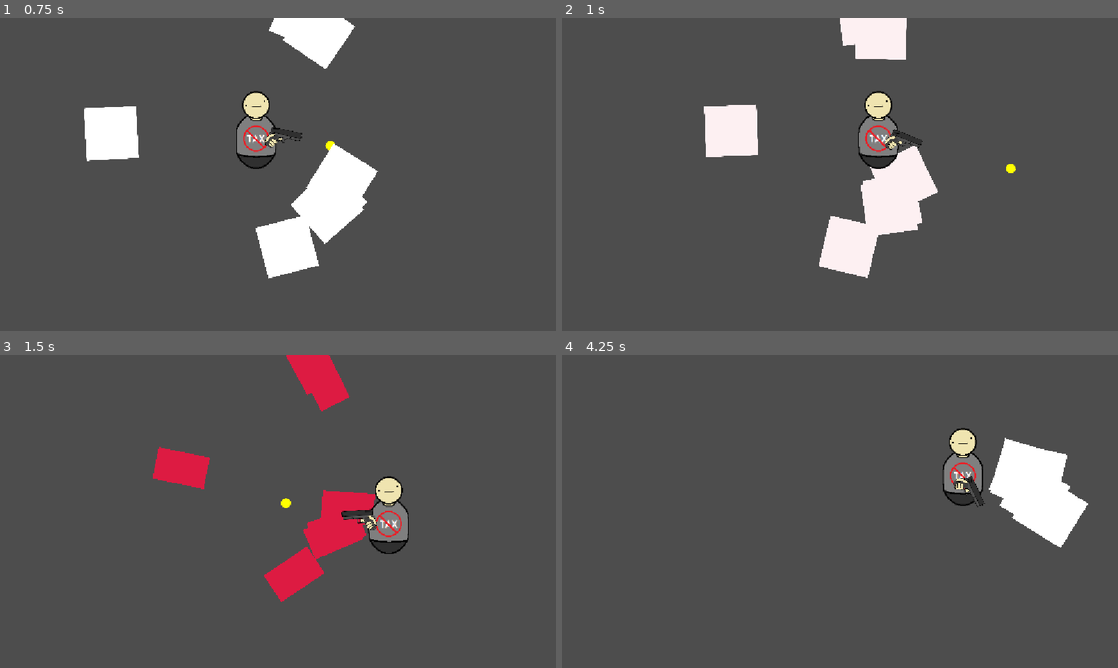
Above: before the commit, frames 1-4 (two rows, left to right).
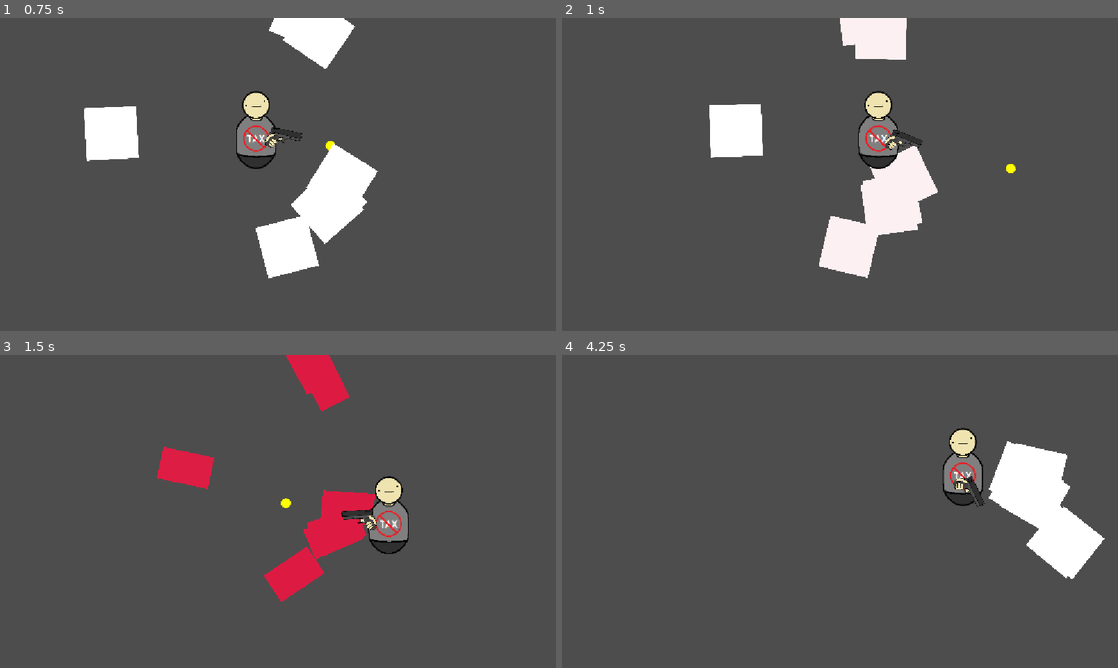
Above: after the commit, the same moments.

Repository: chiefpat450119/GMTK-2026
Game: Godot game, scene res://scenes/test/test_enemy_spawner.tscn
The game is run twice, just before and just after one commit, with the same random seed, the same clock (stepped at 60 frames per second) and the same inputs. This scene is started directly instead of the project's main scene.
Inputs (mouse positions are in pixels of both pictures, inside the frame that each line leads up to):
- Up to frame 1 (0.75 s): tap Enter at 0.5 s; move the mouse to (400, 158) at 0.52 s; hold D (Right) from 0.53 s (still down); click (400, 158) at 0.6 s
- Up to frame 2 (1 s): keep holding D (Right)
- Up to frame 3 (1.5 s): move the mouse to (166, 527) at 1.27 s; release D (Right) at 1.28 s; hold S (Down) from 1.28 s (still down); click (166, 527) at 1.35 s
- Up to frame 4 (4.25 s): move the mouse to (895, 442) at 2.02 s; release S (Down) at 2.03 s; hold D (Right) 2.03-2.78 s; click (895, 442) at 2.1 s; move the mouse to (812, 574) at 2.77 s; hold W (Up) 2.78-3.53 s; click (812, 574) at 2.85 s; move the mouse to (1006, 558) at 3.52 s; hold A (Left) from 3.53 s (still down); click (1006, 558) at 3.6 s

Frame 1 is identical in both runs. In frame 2, 0.3% of the frame differs, in the area x 25-37%, y 27-45%; in frame 3, 0.2%; in frame 4, 1.6%, in the area x 76-98%, y 26-72%.

Commit message:
Global enemy range

Diff:
--- /dev/null
+++ b/resources/stats/global_enemy_stats/global_enemy_range.tres
@@ -0,0 +1,9 @@
+[gd_resource type="Resource" script_class="Stat" format=3 uid="uid://dpd5mpggel4ic"]
+
+[ext_resource type="Script" uid="uid://bnaam37pn33wi" path="res://resources/stats/stat.gd" id="1_0tb8n"]
+
+[resource]
+script = ExtResource("1_0tb8n")
+stat_name = "enemy_range"
+min_val = 0.0
+metadata/_custom_type_script = "uid://bnaam37pn33wi"
--- a/scenes/entities/enemies/bash_enemy.gd
+++ b/scenes/entities/enemies/bash_enemy.gd
@@ -14,9 +14,10 @@
 @export var bash_speed: float  # Speed multiplier while bashing
 @export var charging_speed: float  # Speed multiplier while winding up
 @export var attack_range: float  # Distance at which the enemy commits to an attack
+@export var range_stat: Stat
 
 @export var sprite: Sprite2D
-@export var hurtbox: Area2D  # Only monitors while the bash is travelling
+@export var hurtbox: Area2D
 
 @onready var attack_cooldown := Cooldown.new(attack_interval)
 @onready var charge_timer := Cooldown.new(charge_time)
@@ -50,7 +51,7 @@
 
 	if attack_cooldown.is_done() and dir.length() < attack_range:
 		_start_charge()
-	elif dir.length() > attack_range / 1.8:
+	elif dir.length() > range_stat.current_val(attack_range):
 		move_towards_player(1)
 
 
--- a/scenes/entities/enemies/bash_enemy.tscn
+++ b/scenes/entities/enemies/bash_enemy.tscn
@@ -1,6 +1,7 @@
 [gd_scene format=3 uid="uid://bf7dmrn86nwtg"]
 
 [ext_resource type="Script" uid="uid://bpy0krfc3lfl3" path="res://scenes/entities/enemies/bash_enemy.gd" id="1_txa1i"]
+[ext_resource type="Resource" uid="uid://dpd5mpggel4ic" path="res://resources/stats/global_enemy_stats/global_enemy_range.tres" id="2_c55qm"]
 [ext_resource type="Texture2D" uid="uid://o7lp6gj5jdn1" path="res://assets/square.png" id="2_d5vmj"]
 [ext_resource type="Script" uid="uid://lajktjxbrn2c" path="res://components/movement_component.gd" id="3_1d37s"]
 [ext_resource type="Resource" uid="uid://l8rdrn5s8wak" path="res://resources/stats/global_enemy_stats/global_enemy_speed.tres" id="4_5ajpc"]
@@ -17,7 +18,8 @@
 bash_duration = 0.5
 bash_speed = 2.6667
 charging_speed = 0.0833
-attack_range = 547.7
+attack_range = 304.278
+range_stat = ExtResource("2_c55qm")
 sprite = NodePath("Sprite2D")
 hurtbox = NodePath("Area2D")
 movement = NodePath("MovementComponent")
